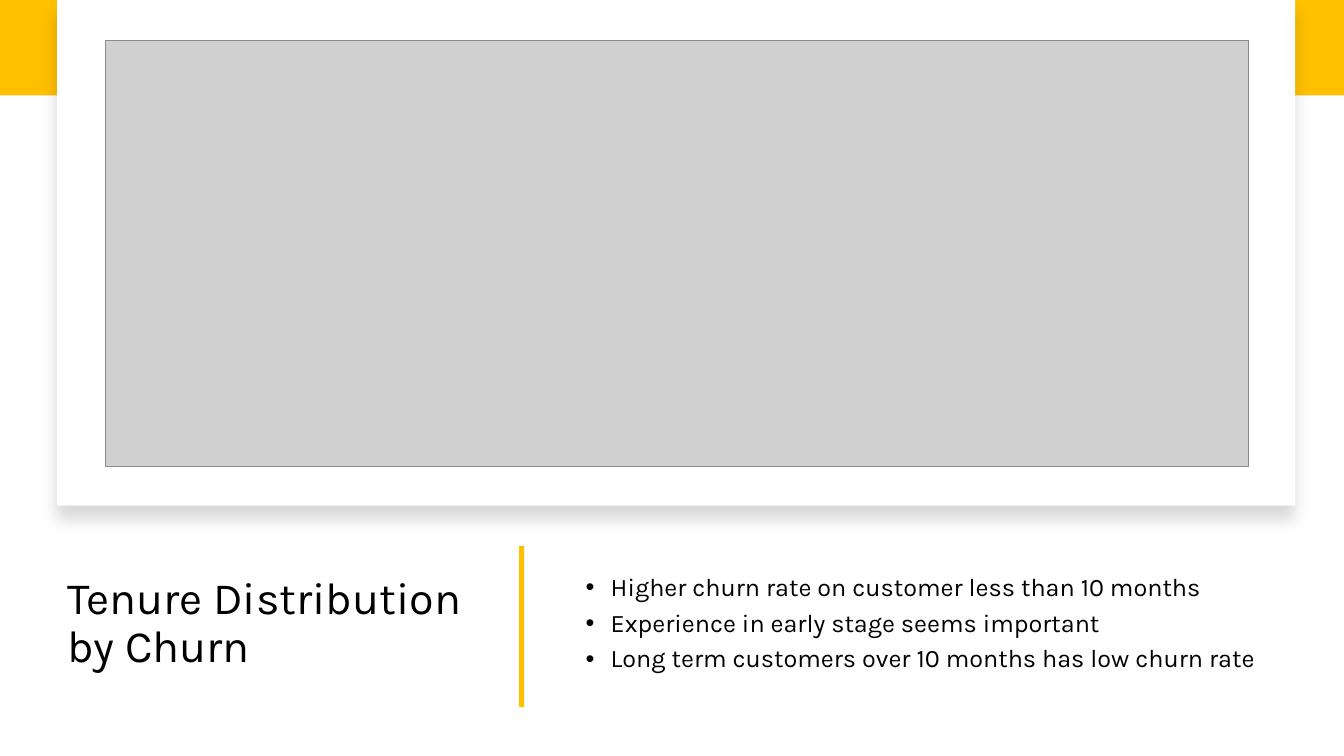
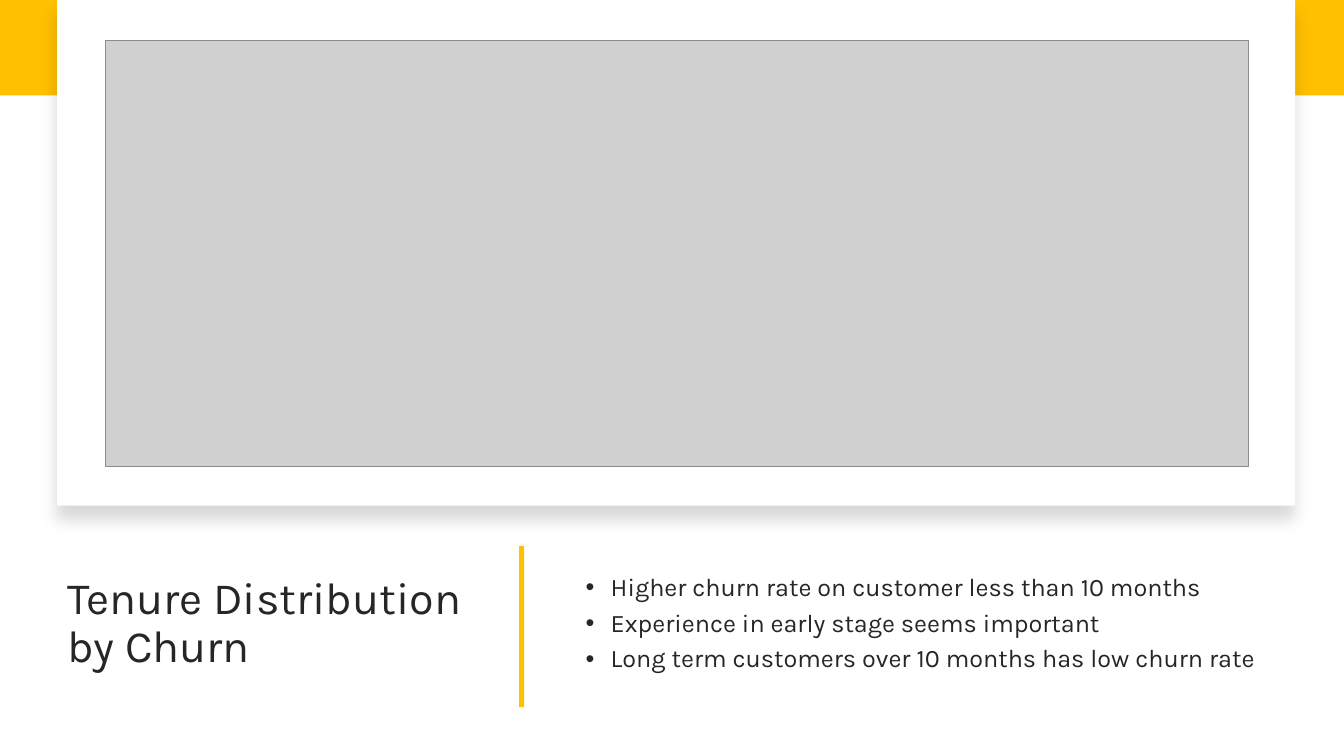
Before and after one commit to KoreanBeaver/Telco-Customer-Churn-Prediction, a slide deck: slide 5 of resources/Telco Customer Churn Analysis.pptx. Drawn at 1344x756 pixels with LibreOffice and Linux fonts; fonts in the diff are those of the drawing; grey boxes stand for pictures. Boxes give left, top, right and bottom in pixels: in the first picture for what was removed or moved away, otherwise in the second. Text is boxed around its words. In the diff, an @@ line names an element or a change of style, - is before the commit and + after.

```diff
--- a/resources/Telco Customer Churn Analysis.pptx
+++ b/resources/Telco Customer Churn Analysis.pptx
@@ text "Tenure Distribution by Churn" at bbox=[67, 583, 461, 673]: text colour #000000 to #262626 @@
@@ text "Higher churn rate on customer ..." at bbox=[611, 578, 1254, 673]: text colour #000000 to #262626 @@
```
Also in this commit, not shown: 7 other slides changed, 1 other file.
